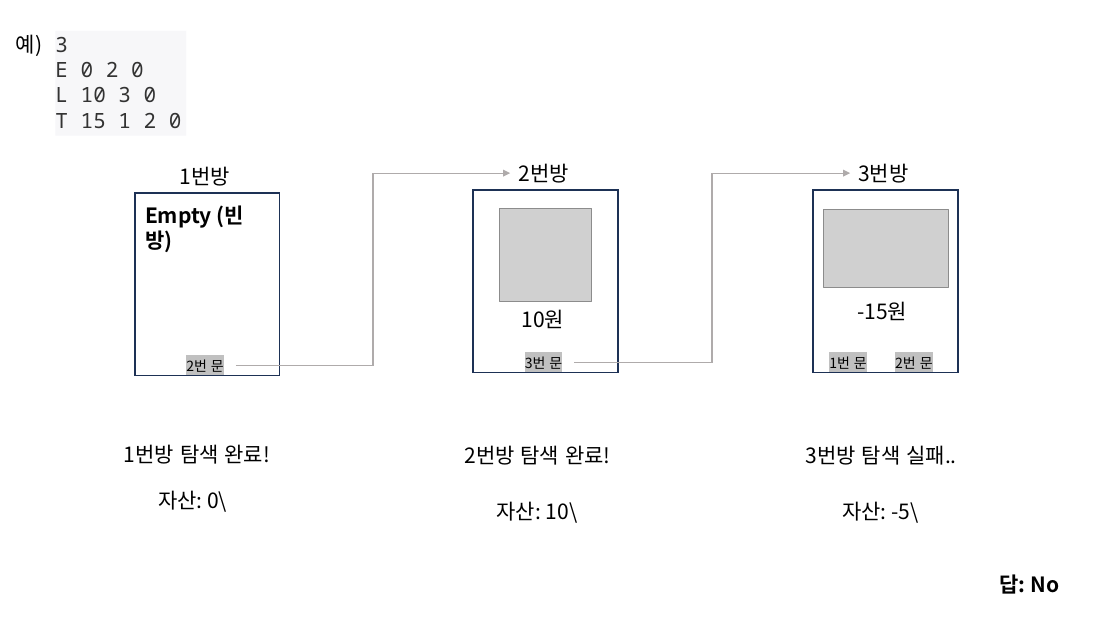
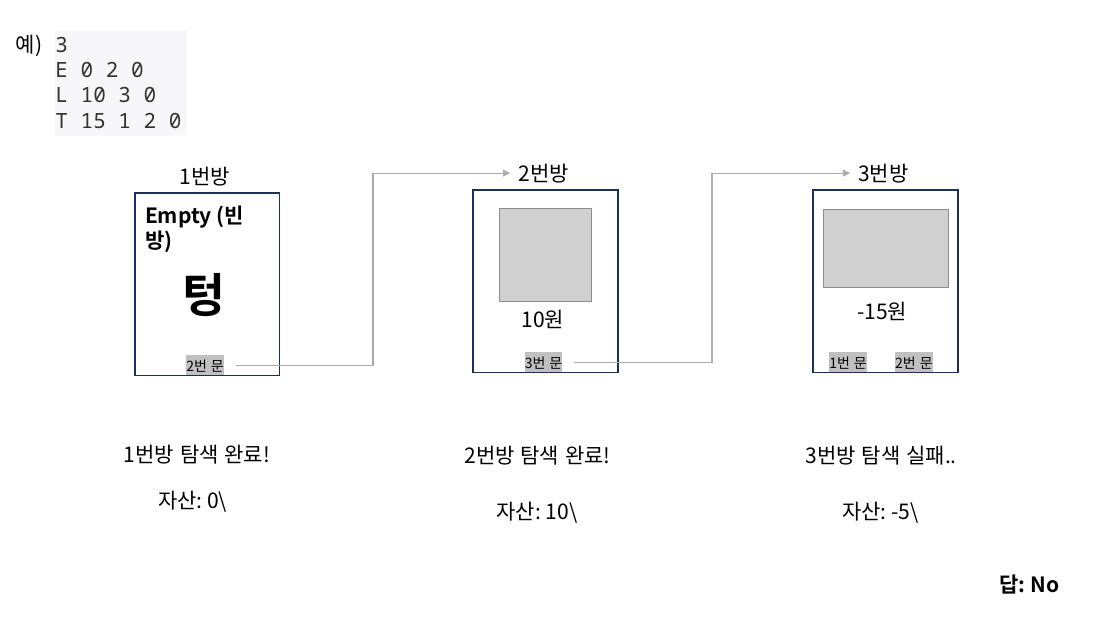
Before and after one commit to Sangmyung-ICPC-Team/HyeonSik, a slide deck: slide 4 of Senior/백준 2310.pptx. Drawn at 1120x630 pixels with LibreOffice and Linux fonts; fonts in the diff are those of the drawing; grey boxes stand for pictures. Boxes give left, top, right and bottom in pixels: in the first picture for what was removed or moved away, otherwise in the second. Text is boxed around its words. In the diff, an @@ line names an element or a change of style, - is before the commit and + after.

```diff
--- a/Senior/백준 2310.pptx
+++ b/Senior/백준 2310.pptx
@@ text added at box(183, 273, 226, 316), 40 pt, text #000000, bold @@
+텅
```
Also in this commit, not shown: 1 other slide changed.
